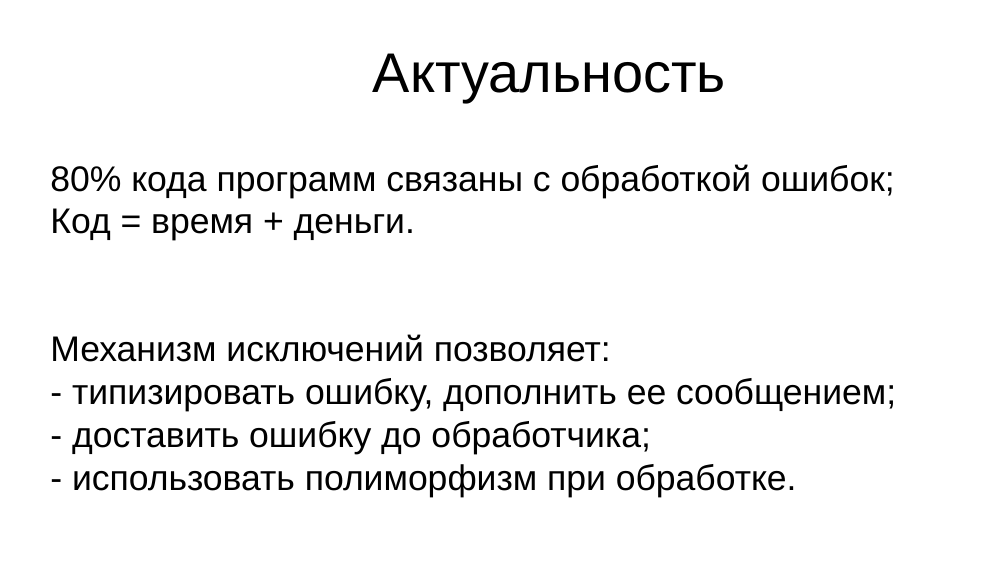
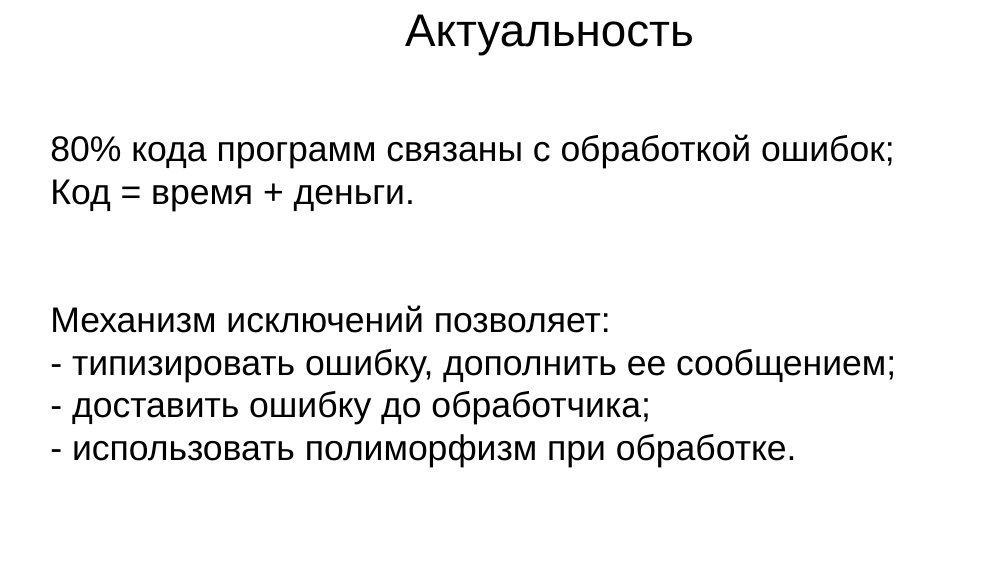
Before and after one commit to Leartiz/exception_research, a slide deck: slide 2 of about/presentation_v1.odp. Drawn at 1008x567 pixels with LibreOffice and Linux fonts; fonts in the diff are those of the drawing. Boxes give left, top, right and bottom in pixels: in the first picture for what was removed or moved away, otherwise in the second. Text is boxed around its words. In the diff, an @@ line names an element or a change of style, - is before the commit and + after.

```diff
--- a/about/presentation_v1.odp
+++ b/about/presentation_v1.odp
@@ title "Актуальность": place and size @@
-title "Актуальность" at [373,53,726,102]
+title "Актуальность" at [405,14,694,55]
@@ title "Актуальность" at [405,14,694,55]: size 44 to 36 pt @@
@@ subtitle "80% кода программ связаны с ...": place and size @@
-subtitle "80% кода программ связаны с ..." at [50,164,896,497]
+subtitle "80% кода программ связаны с ..." at [50,134,896,467]
```
Also in this commit, not shown: 8 other slides changed, 11 slides added, 3 slides removed, 10 other files.
